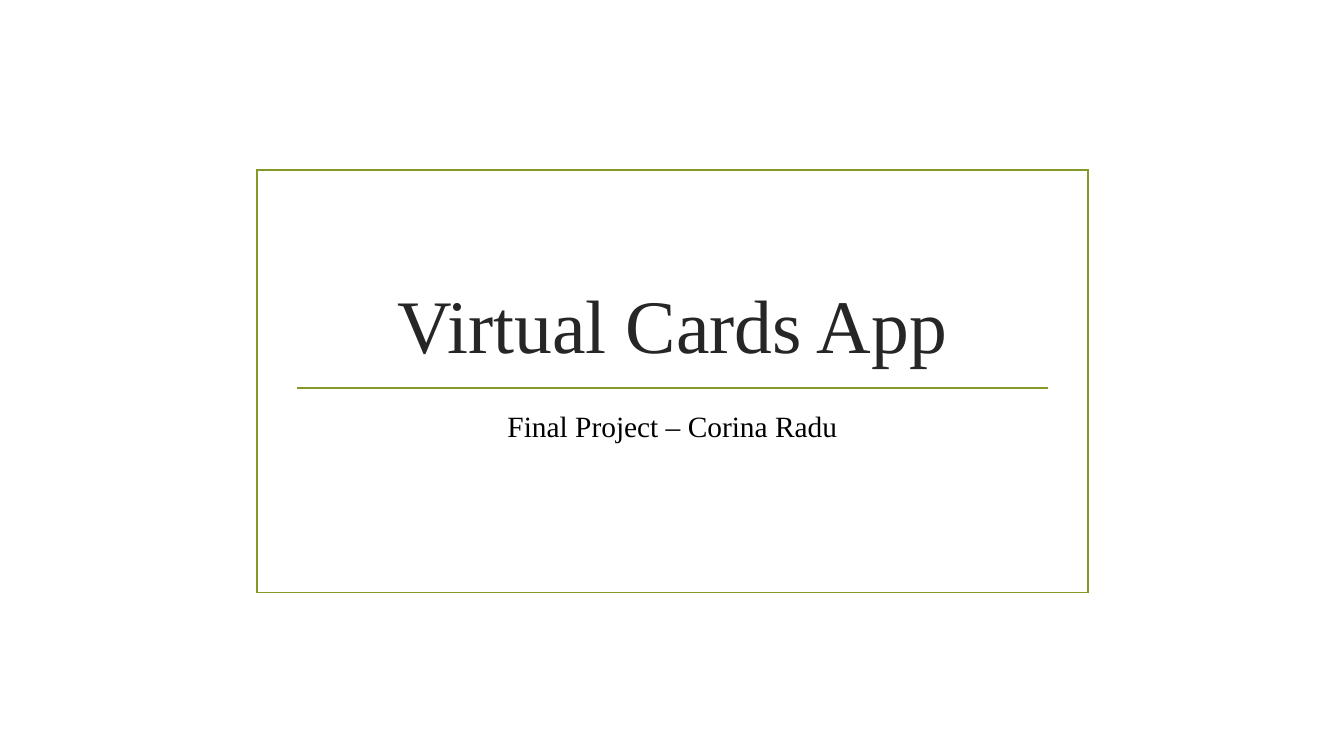
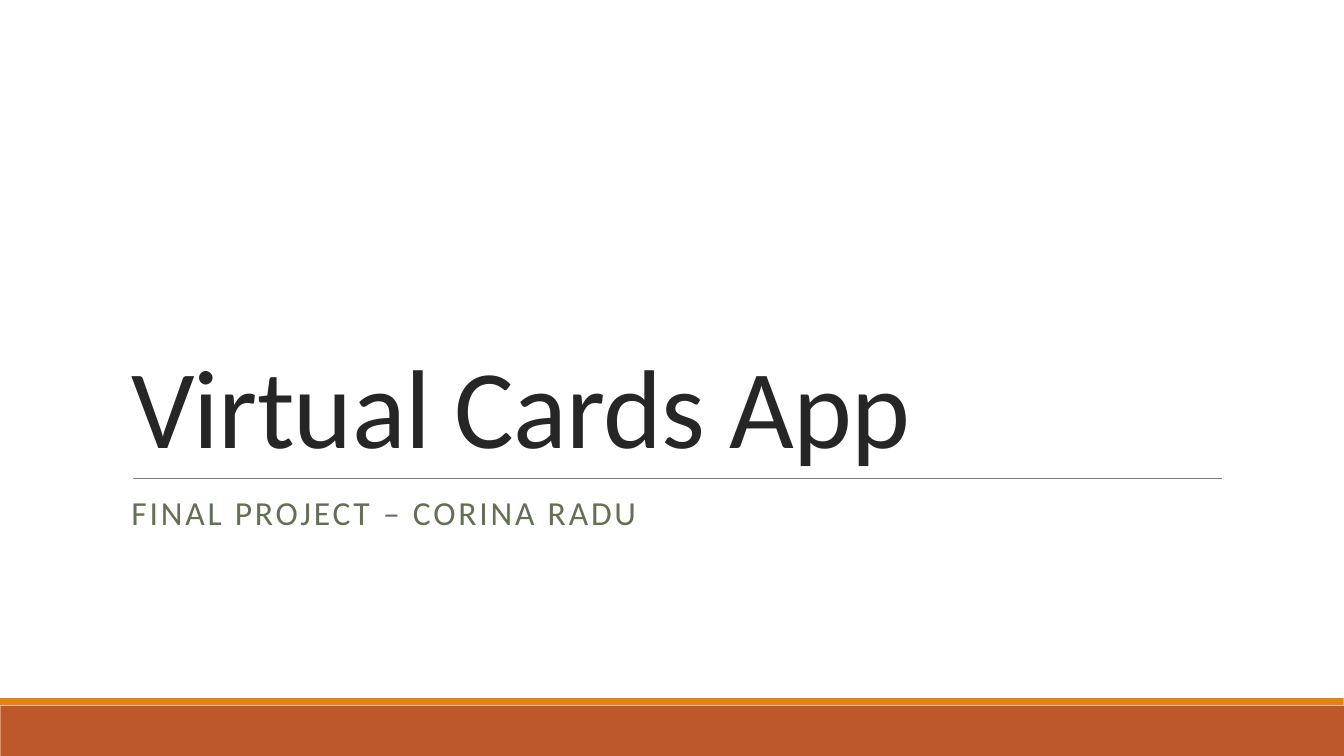
Before and after one commit to corinaradu/siit-testing, a slide deck: slide 1 of final-project/virtual-cards/virtual-cards.pptx. Drawn at 1344x756 pixels with LibreOffice and Linux fonts; fonts in the diff are those of the drawing; background and template pictures are left out. Boxes give left, top, right and bottom in pixels: in the first picture for what was removed or moved away, otherwise in the second. Text is boxed around its words. In the diff, an @@ line names an element or a change of style, - is before the commit and + after.

```diff
--- a/final-project/virtual-cards/virtual-cards.pptx
+++ b/final-project/virtual-cards/virtual-cards.pptx
@@ title "Virtual Cards App": place and size @@
-title "Virtual Cards App" at (398,300,947,368)
+title "Virtual Cards App" at (131,370,910,466)
@@ title "Virtual Cards App" at (131,370,910,466): size 54 to 80 pt, font Times New Roman to Calibri, letter spacing 0 to -0.5 pt; alignment centre to left; line spacing 1 to 0.85 @@
@@ rectangle removed at (257,170,1089,593) @@
@@ line removed from (296, 388) to (1049, 388) @@
@@ line added from (133, 479) to (1222, 479), #808080 0.5 pt @@
@@ subtitle at (131,503,636,525): text changed; size 21 to 24 pt; font Times New Roman to Calibri; text colour #000000 to #637052 @@
-Final Project – Corina Radu
+FINAL PROJECT – CORINA RADU
@@ rectangle added at (0,706,1344,756), fill #BD582C @@
@@ rectangle added at (0,699,1344,706), fill #E48312 @@
```
Also in this commit, not shown: 3 other slides changed, 2 slides added, 1 slide removed, 9 other files.
